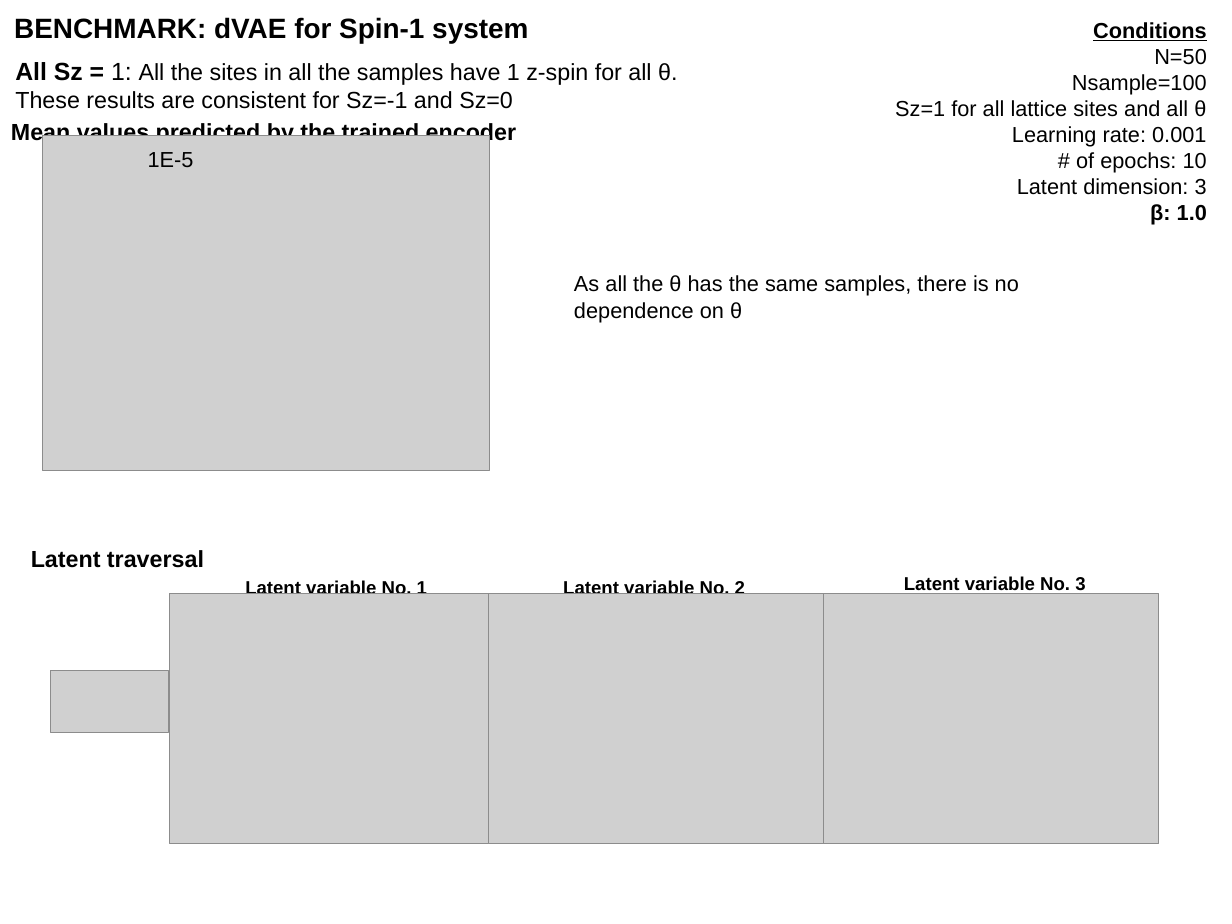
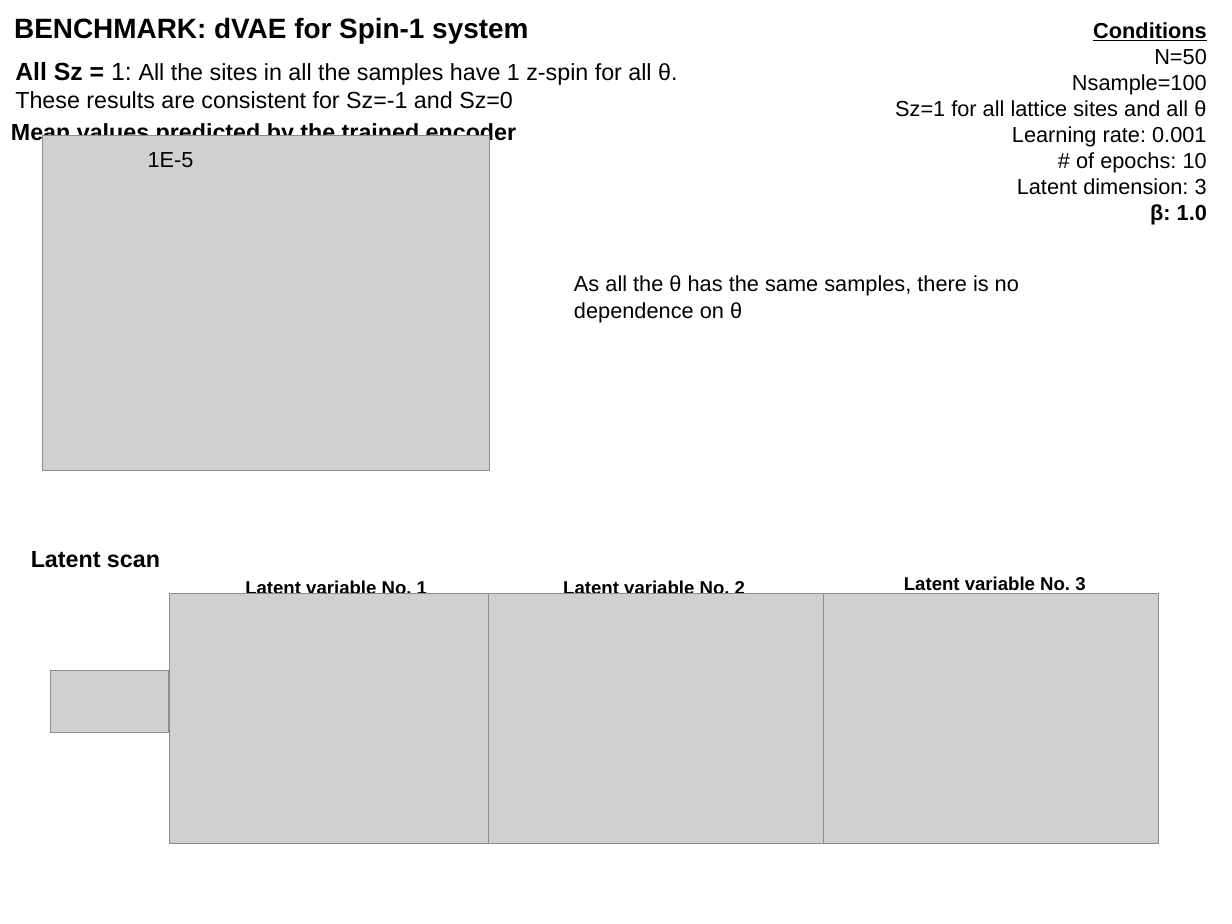
Before and after one commit to YumaAL/pcVAE, a slide deck: slide 14 of slide.odp. Drawn at 1232x924 pixels with LibreOffice and Linux fonts; fonts in the diff are those of the drawing; grey boxes stand for pictures. Boxes give left, top, right and bottom in pixels: in the first picture for what was removed or moved away, otherwise in the second. Text is boxed around its words. In the diff, an @@ line names an element or a change of style, - is before the commit and + after.

```diff
--- a/slide.odp
+++ b/slide.odp
@@ text at <box>31,551,160,568</box>: text changed @@
-Latent traversal
+Latent scan
```
Also in this commit, not shown: 3 other slides changed, 6 slides added, 2 other files.
